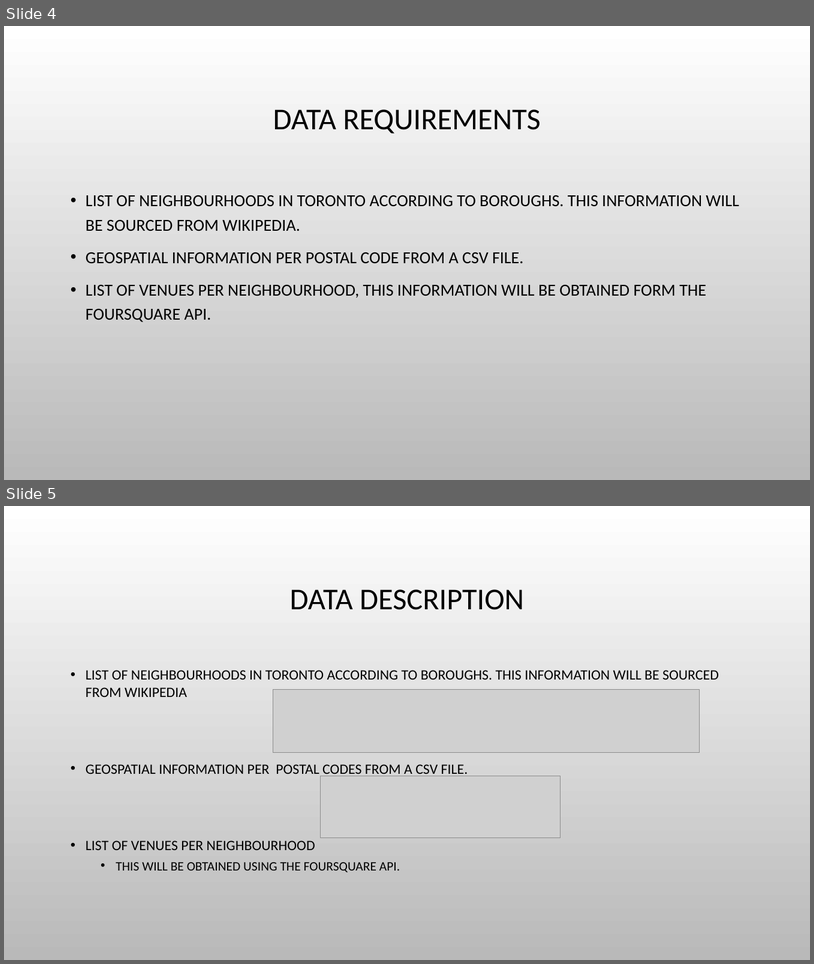
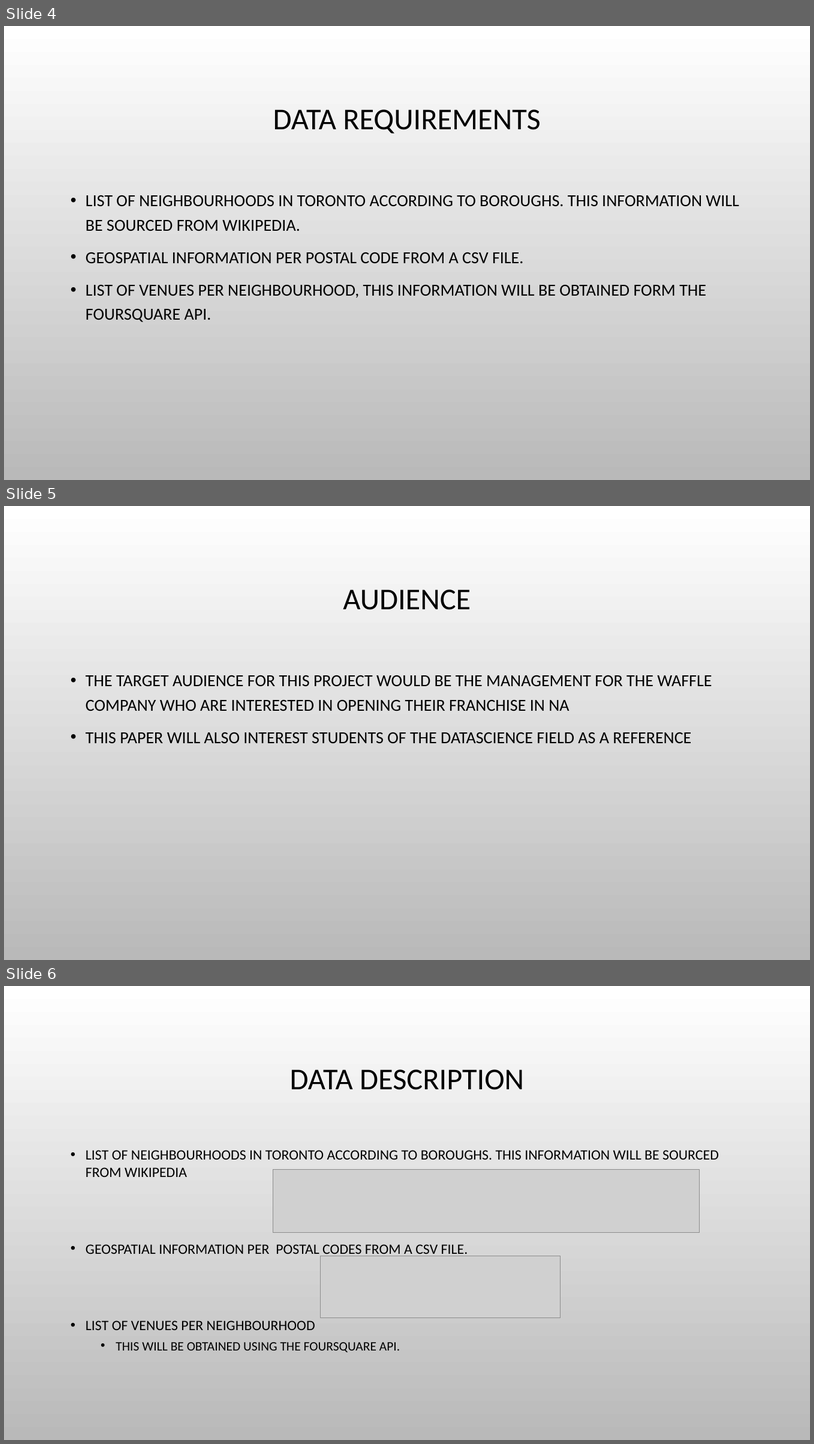
Before and after one commit to liyanshu09/Capstone-Project, a slide deck: IBM DataSCIENCE CAPTSTONE Project.pptx. Shown one above the other, each under a label of ours: slides 4 and 5 before the commit, slides 4, 5 and 6 after it. The pictures are 814x964 and 814x1444 pixels, drawn with LibreOffice and Linux fonts; fonts in the diff are those of the drawing; grey boxes stand for pictures; background and template pictures are left out. Boxes give left, top, right and bottom in pixels: in the first picture for what was removed or moved away, otherwise in the second. Text is boxed around its words. In the diff, an @@ line names an element or a change of style, - is before the commit and + after.

```diff
--- a/IBM DataSCIENCE CAPTSTONE Project.pptx
+++ b/IBM DataSCIENCE CAPTSTONE Project.pptx
@@ slide 5 added at (4, 506, 810, 960), background picture (left out) @@
@@ title added at (343, 589, 471, 610), 36 pt, text #000000 @@
+AUDIENCE
@@ text added at (86, 675, 712, 743), 20 pt, text #000000 @@
+• THE TARGET AUDIENCE FOR THIS PROJECT WOULD BE THE MANAGEMENT FOR THE WAFFLE COMPANY WHO ARE INTERESTED IN OPENING THEIR FRANCHISE IN NA
+• THIS PAPER WILL ALSO INTEREST STUDENTS OF THE DATASCIENCE FIELD AS A REFERENCE
@@ what was slide 5 is now slide 6 @@
```
